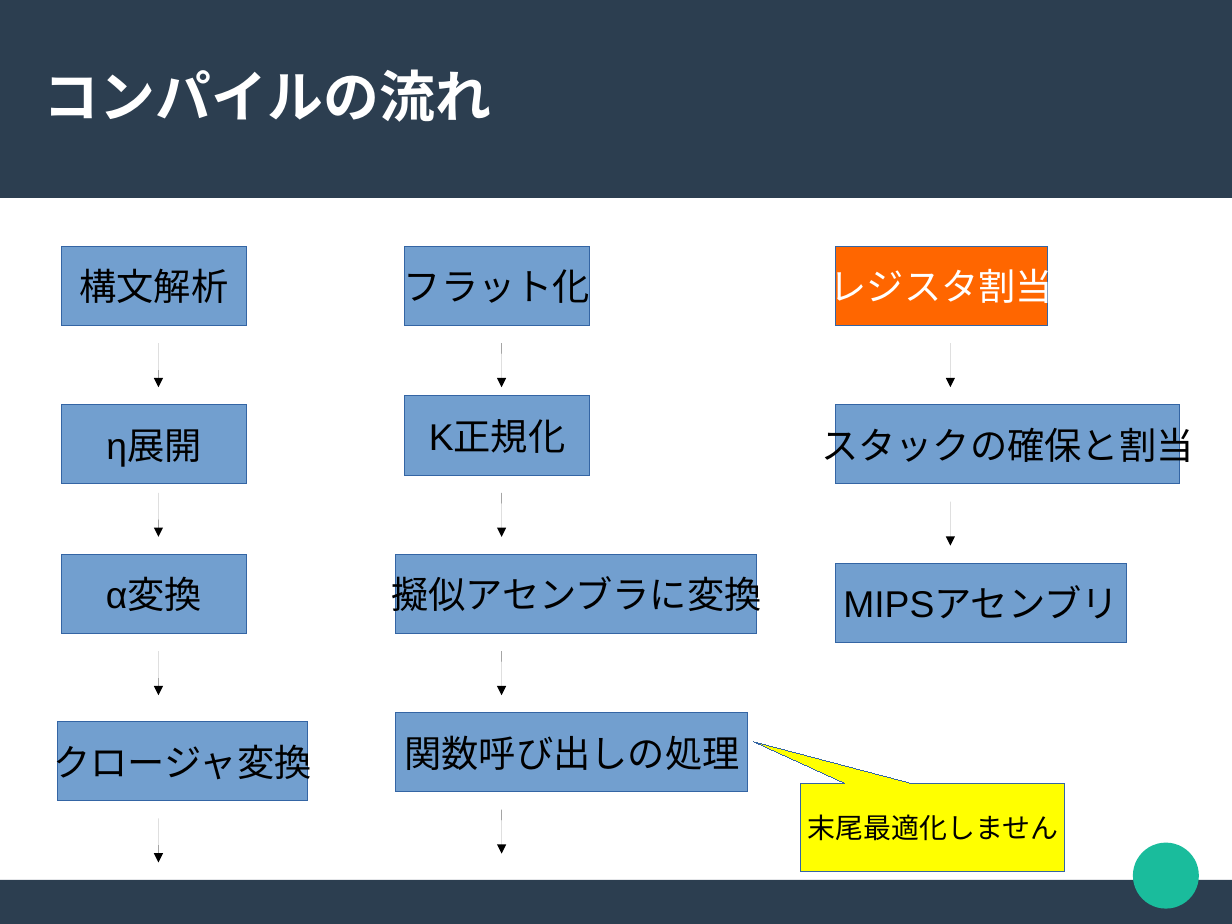
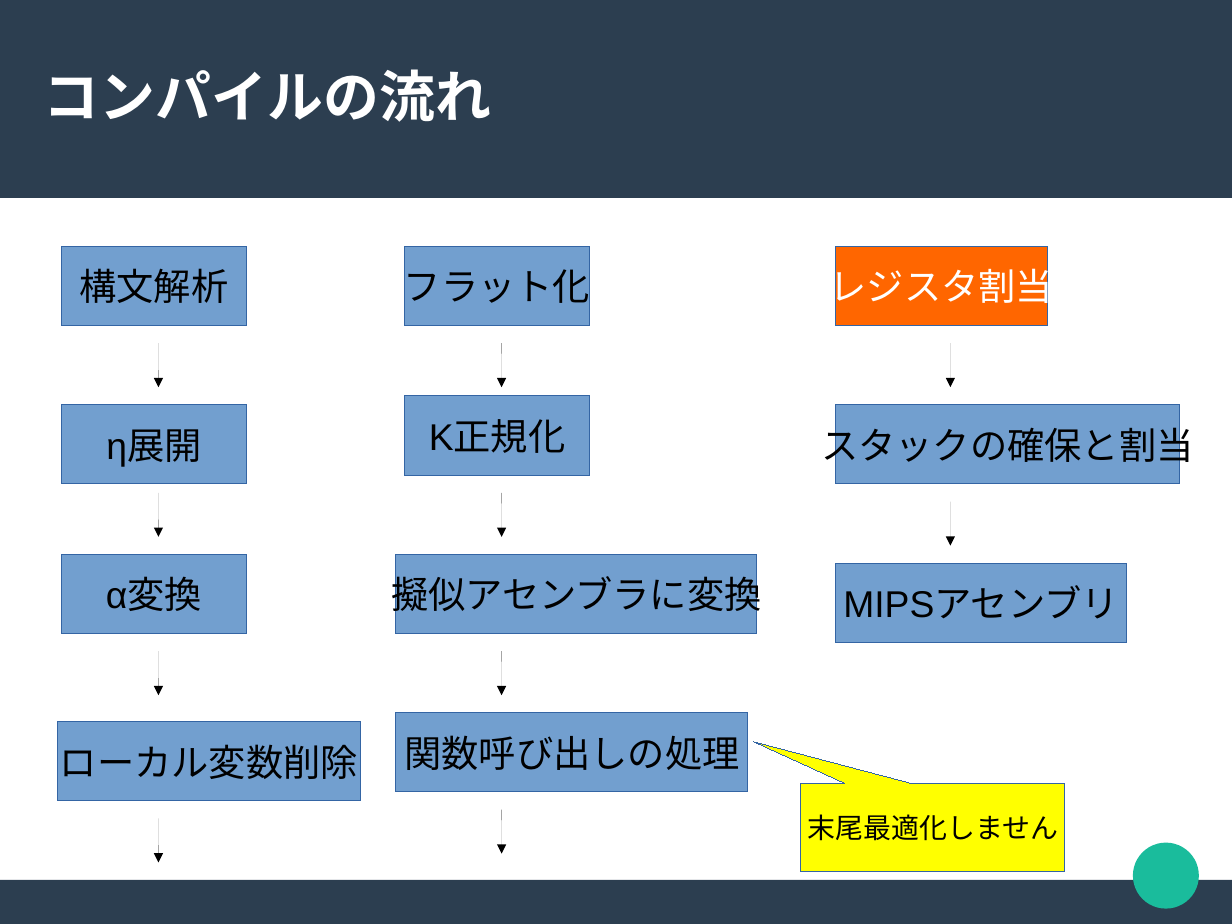
Before and after one commit to akawashiro/hml, a slide deck: slide 2 of hml.odp. Drawn at 1232x924 pixels with LibreOffice and Linux fonts; fonts in the diff are those of the drawing. Boxes give left, top, right and bottom in pixels: in the first picture for what was removed or moved away, otherwise in the second. Text is boxed around its words. In the diff, an @@ line names an element or a change of style, - is before the commit and + after.

```diff
--- a/hml.odp
+++ b/hml.odp
@@ rectangle "ローカル変数削除": place and size @@
-rectangle "ローカル変数削除" at <box>57,722,307,802</box>
+rectangle "ローカル変数削除" at <box>57,722,361,802</box>
@@ text in rectangle at <box>60,744,358,779</box>: text changed @@
-クロージャ変換
+ローカル変数削除
```
Also in this commit, not shown: 4 other slides changed, 1 slide added.
